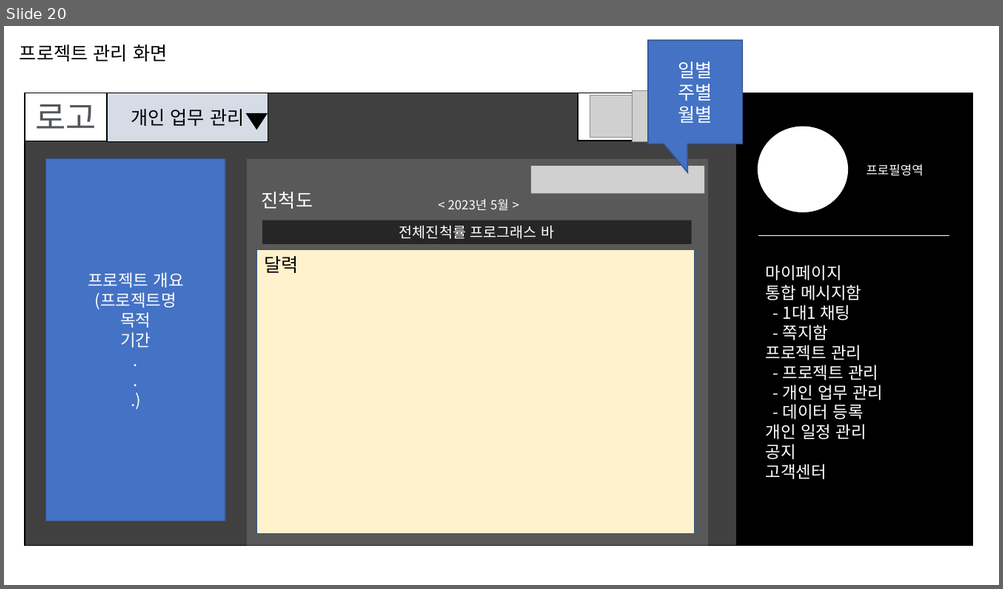
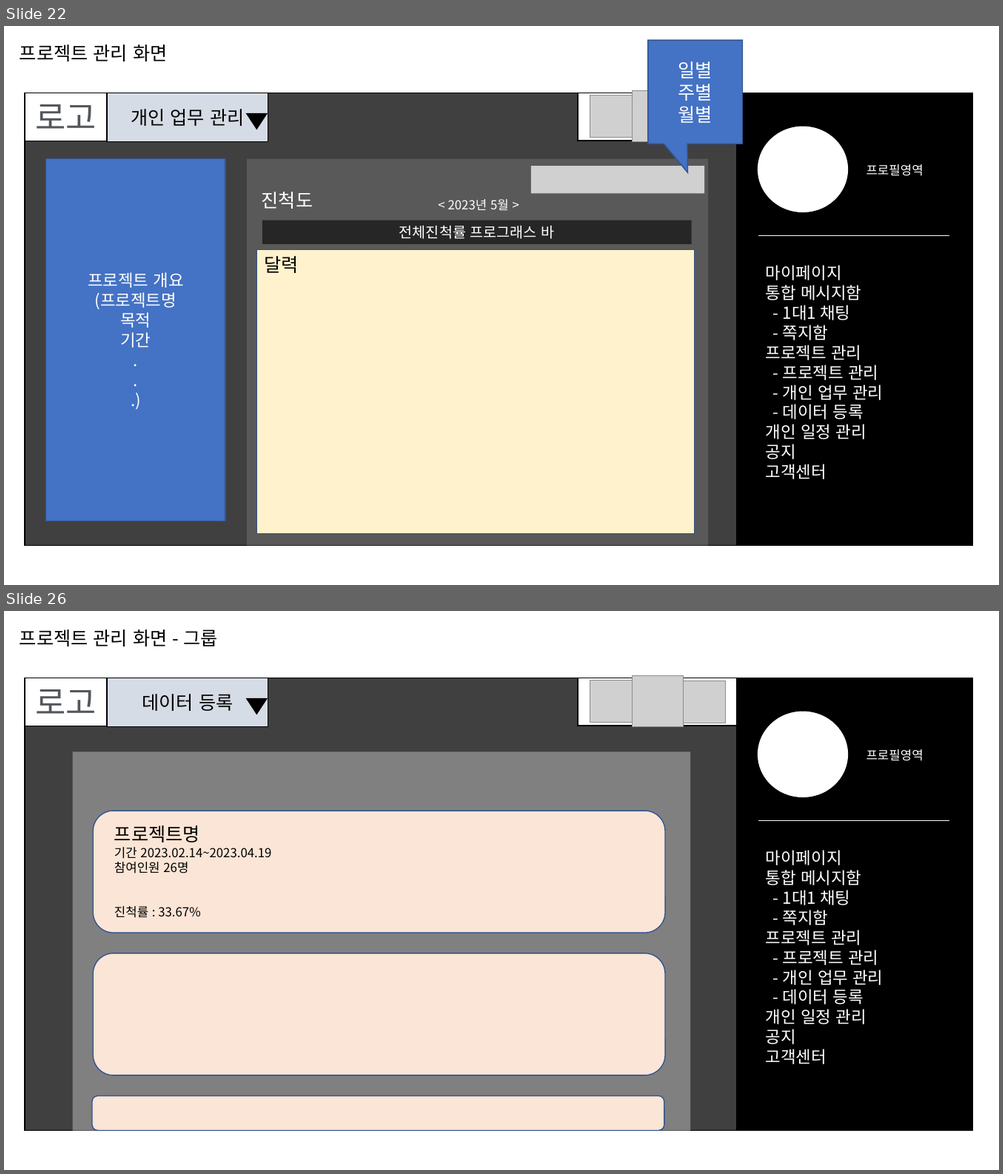
Before and after one commit to sgyoung96/Project_Management, a slide deck: docs/화면 설계.pptx. Shown one above the other, each under a label of ours: slide 20 before the commit, slides 22 and 26 after it; the slides between them are not shown. The pictures are 1003x589 and 1003x1174 pixels, drawn with LibreOffice and Linux fonts; fonts in the diff are those of the drawing; grey boxes stand for pictures. Boxes give left, top, right and bottom in pixels: in the first picture for what was removed or moved away, otherwise in the second. Text is boxed around its words. In the diff, an @@ line names an element or a change of style, - is before the commit and + after.

```diff
--- a/docs/화면 설계.pptx
+++ b/docs/화면 설계.pptx
@@ slide 26 added at (4, 611, 999, 1170), background #FFFFFF @@
@@ text added at (20, 629, 217, 647), 18 pt, text #000000 @@
+프로젝트 관리 화면 - 그룹
@@ picture added at (632, 676, 683, 726) @@
@@ rectangle added at (25, 678, 737, 1131), fill #404040, outline #000000 1 pt @@
@@ rectangle added at (25, 678, 107, 726), fill #FFFFFF, outline #000000 0.75 pt, 32 pt, text gradient #53575C to #C5C7CA @@
+로고
@@ rectangle added at (107, 678, 268, 726), fill #D6DCE5, outline #000000 1 pt, 18 pt, text #000000 @@
+데이터 등록
@@ triangle added at (247, 699, 267, 714), fill #000000, outline #000000 1 pt @@
@@ rectangle added at (578, 678, 737, 726), fill #FFFFFF, outline #000000 1 pt @@
@@ picture added at (590, 681, 632, 722) @@
@@ picture added at (683, 681, 725, 723) @@
@@ rectangle added at (737, 678, 973, 1131), fill #000000, outline #000000 1 pt @@
@@ ellipse added at (758, 712, 848, 797), fill #FFFFFF, outline #FFFFFF 1 pt @@
@@ rectangle added at (73, 752, 691, 1131), fill #808080 @@
@@ text added at (866, 749, 923, 761), 12 pt, text #FFFFFF @@
+프로필영역
@@ rounded rectangle added at (93, 811, 665, 934), fill #FBE5D6, outline #325491 1 pt @@
@@ text added at (114, 826, 271, 918), 12 pt, text #000000 @@
+프로젝트명
+기간 2023.02.14~2023.04.19
+참여인원 26명
+진척률 : 33.67%
@@ line added from (758, 820) to (949, 820), #FFFFFF 0.5 pt @@
@@ text added at (765, 850, 882, 1065), 16 pt, text #FFFFFF @@
+마이페이지
+통합 메시지함
+- 1대1 채팅
+- 쪽지함
+프로젝트 관리
+- 프로젝트 관리
+- 개인 업무 관리
+- 데이터 등록
+개인 일정 관리
+공지
+고객센터
@@ rounded rectangle added at (93, 954, 665, 1076), fill #FBE5D6, outline #325491 1 pt @@
@@ rounded rectangle added at (92, 1096, 664, 1131), fill #FBE5D6, outline #325491 1 pt @@
@@ what was slide 20 is now slide 22 @@
```
Also in this commit, not shown: 12 other slides added.
